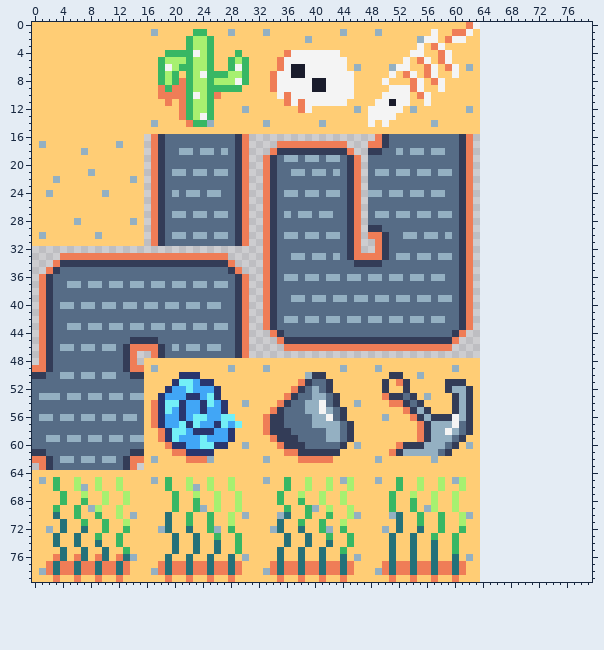
A sprite sheet gets an edit: bubble-i-zation/assets/tiles/BasicTileset.png. The picture above is the old version.
The file is 64x80 pixels. The old version is drawn lined up with the new one, on the new canvas.
Once edited:
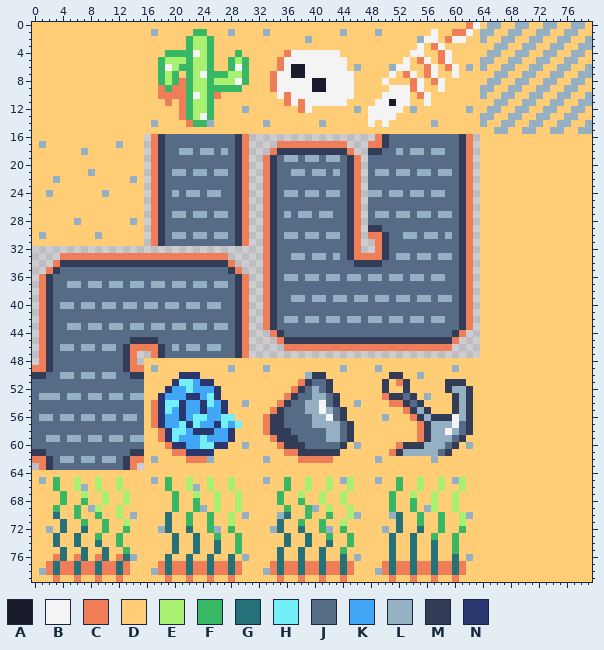
Palette (. is transparent): A #1a1c2c  B #f4f4f4  C #ef7d57  D #ffcd75  E #a7f070  F #38b764  G #257179  H #73eff7  J #566c86  K #41a6f6  L #94b0c2  M #333c57  N #29366f
The commit says: add flat tile
Changes in this commit:
canvas 64x80 -> 80x80
y 0: x 64..79 ................ -> DLLDDLLDDLLDDLLD
y 1: x 64..79 ................ -> LLDDLLDDLLDDLLDD
y 2: x 64..79 ................ -> LDDLLDDLLDDLLDDL
y 3: x 64..79 ................ -> DDLLDDLLDDLLDDLL
y 4: x 64..79 ................ -> DLLDDLLDDLLDDLLD
y 5: x 64..79 ................ -> LLDDLLDDLLDDLLDD
y 6: x 64..79 ................ -> LDDLLDDLLDDLLDDL
y 7: x 64..79 ................ -> DDLLDDLLDDLLDDLL
y 8: x 64..79 ................ -> DLLDDLLDDLLDDLLD
y 9: x 64..79 ................ -> LLDDLLDDLLDDLLDD
y 10: x 64..79 ................ -> LDDLLDDLLDDLLDDL
y 11: x 64..79 ................ -> DDLLDDLLDDLLDDLL
y 12: x 64..79 ................ -> DLLDDLLDDLLDDLLD
y 13: x 64..79 ................ -> LLDDLLDDLLDDLLDD
y 14: x 64..79 ................ -> LDDLLDDLLDDLLDDL
y 15: x 64..79 ................ -> DDLLDDLLDDLLDDLL
y 16..79: x 64..79 ................ -> DDDDDDDDDDDDDDDD
Pixel boxes of the changes (left, top, right, bottom) in both pictures:
added: (480, 22, 592, 582)
